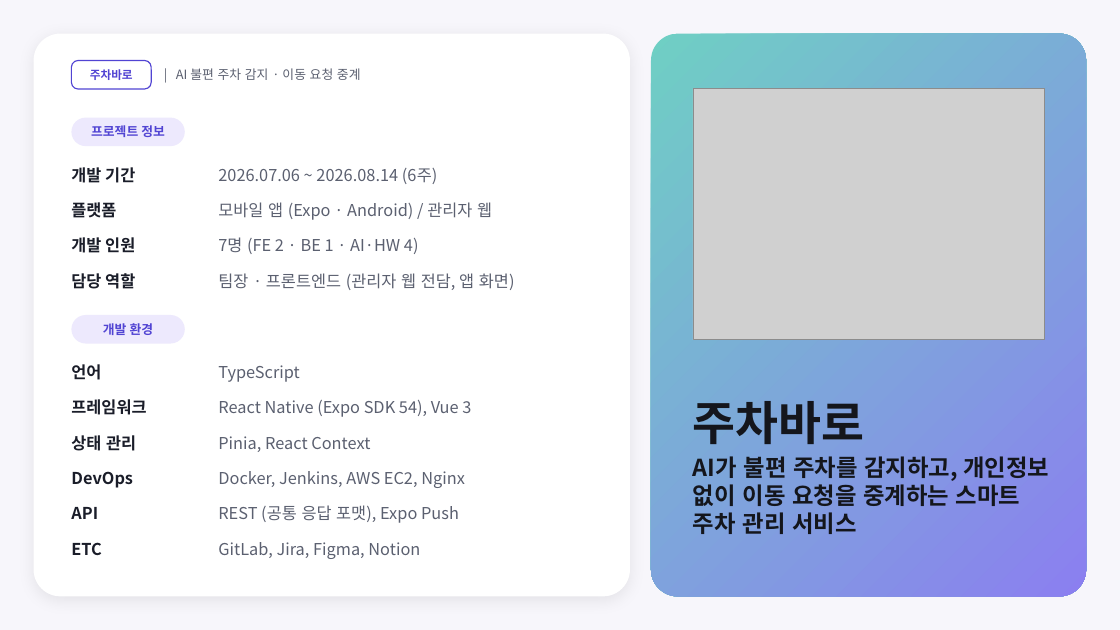
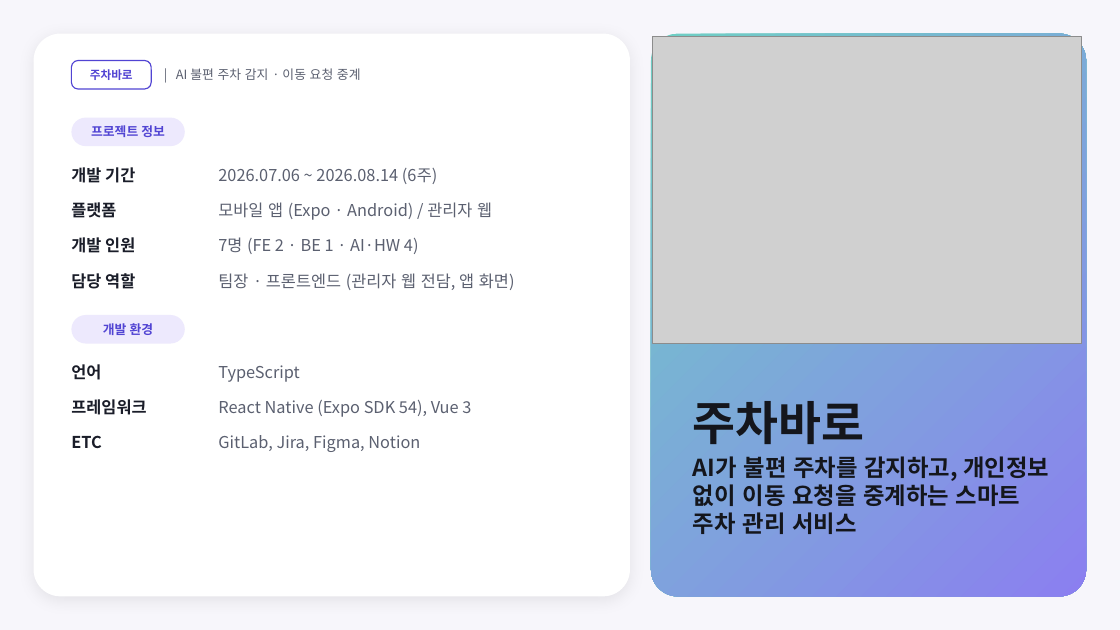
Before and after one commit to nias0ng/juchabaro, a slide deck: slide 1 of frontend/baro-app/docs/design-system/portfolio/deck/주차바로-포트폴리오.pptx. Drawn at 1120x630 pixels with LibreOffice and Linux fonts; fonts in the diff are those of the drawing; grey boxes stand for pictures. Boxes give left, top, right and bottom in pixels: in the first picture for what was removed or moved away, otherwise in the second. Text is boxed around its words. In the diff, an @@ line names an element or a change of style, - is before the commit and + after.

```diff
--- a/frontend/baro-app/docs/design-system/portfolio/deck/주차바로-포트폴리오.pptx
+++ b/frontend/baro-app/docs/design-system/portfolio/deck/주차바로-포트폴리오.pptx
@@ picture: place and size @@
-picture at (693, 88, 1044, 339)
+picture at (653, 36, 1082, 344)
@@ text "ETC": place and size @@
-text "ETC" at (71, 542, 101, 555)
+text "ETC" at (71, 435, 101, 448)
@@ text removed at (71, 435, 136, 451) @@
-상태 관리
@@ text "GitLab, Jira, Figma, Notion": place and size @@
-text "GitLab, Jira, Figma, Notion" at (218, 542, 420, 559)
+text "GitLab, Jira, Figma, Notion" at (218, 435, 420, 452)
@@ text removed at (218, 436, 370, 452) @@
-Pinia, React Context
@@ text removed at (71, 471, 133, 488) @@
-DevOps
@@ text removed at (218, 471, 465, 488) @@
-Docker, Jenkins, AWS EC2, Nginx
@@ text removed at (71, 507, 98, 519) @@
-API
@@ text removed at (218, 505, 459, 523) @@
-REST (공통 응답 포맷), Expo Push
```
Also in this commit, not shown: 6 other slides changed, 1 other file.
